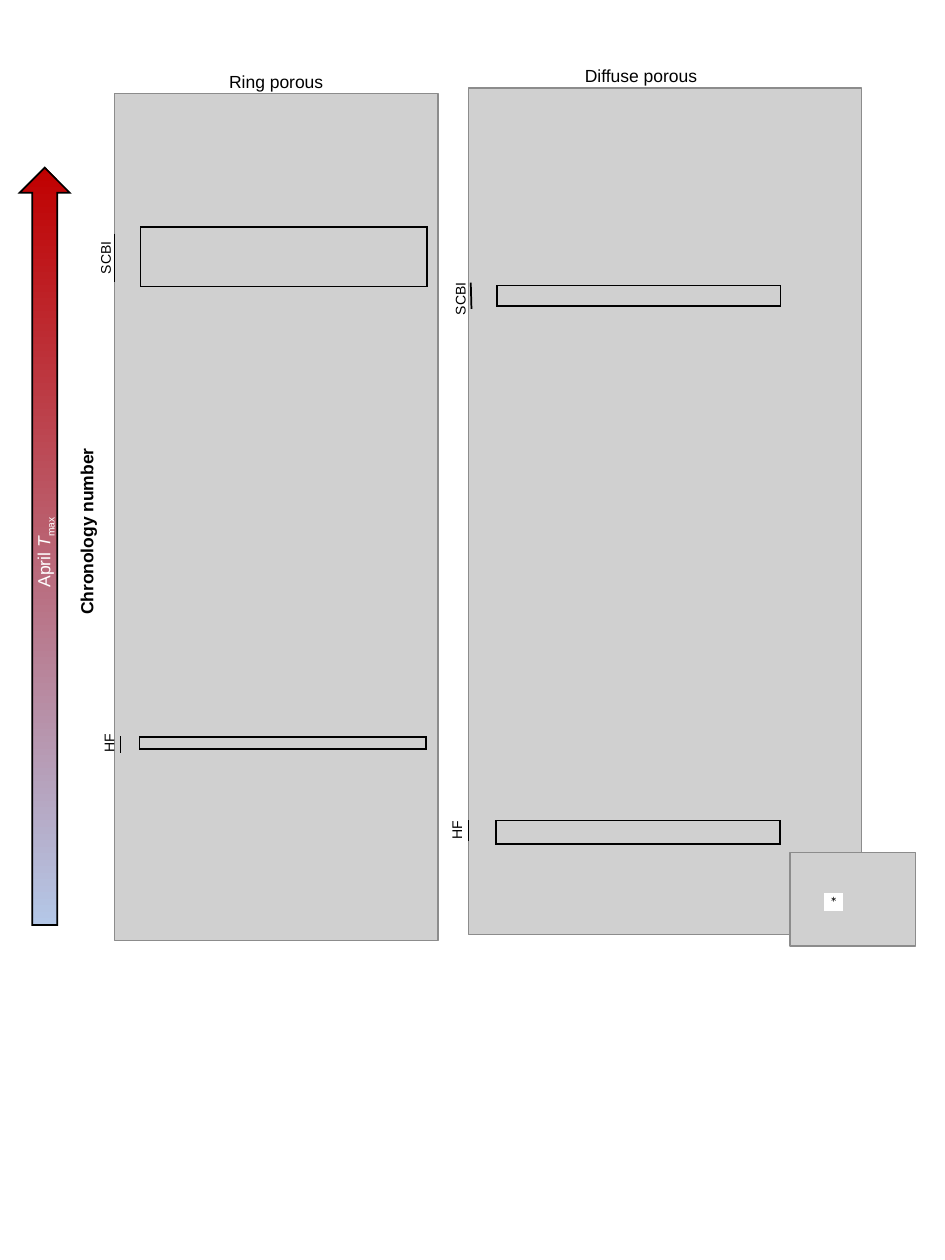
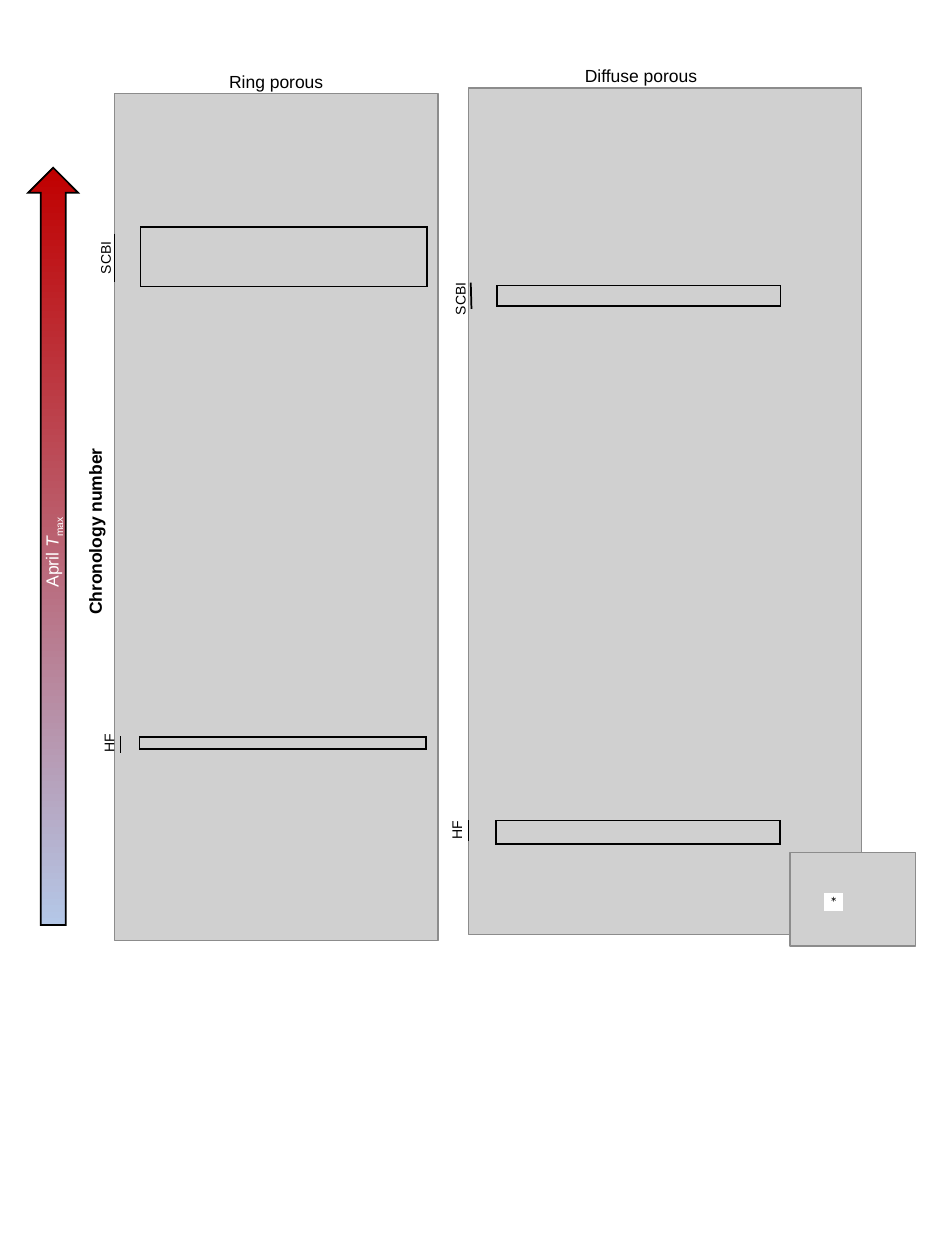
Before and after one commit to EcoClimLab/growth_phenology, a slide deck: slide 2 of doc/manuscript/tables_figures/tree_rings_figs.pptx. Drawn at 945x1260 pixels with LibreOffice and Linux fonts; fonts in the diff are those of the drawing; grey boxes stand for pictures. Boxes give left, top, right and bottom in pixels: in the first picture for what was removed or moved away, otherwise in the second. Text is boxed around its words. In the diff, an @@ line names an element or a change of style, - is before the commit and + after.

```diff
--- a/doc/manuscript/tables_figures/tree_rings_figs.pptx
+++ b/doc/manuscript/tables_figures/tree_rings_figs.pptx
@@ down arrow "April Tmax": place and size @@
-down arrow "April Tmax" at (20, 168, 71, 925)
+down arrow "April Tmax" at (28, 168, 78, 925)
@@ text "Chronology number": place and size @@
-text "Chronology number" at (77, 455, 97, 612)
+text "Chronology number" at (86, 455, 106, 612)
```
Also in this commit, not shown: 1 other slide changed, 2 other files.
